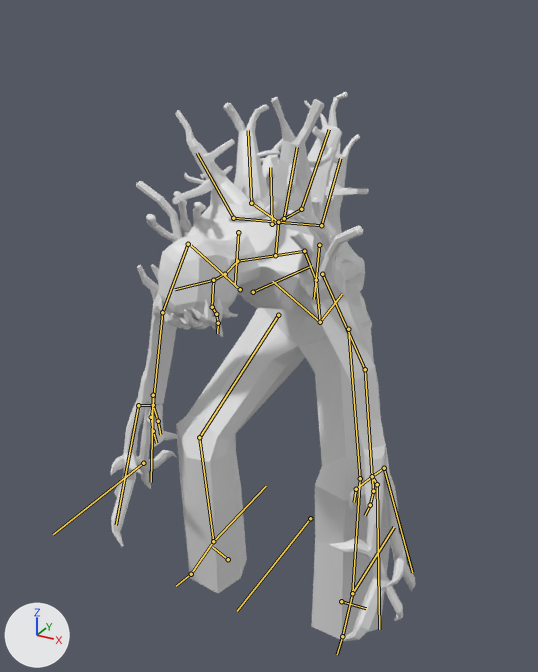
Before and after pictures for a commit that changed the Blender file salemstalker/Assets/3D/charatermodel/underbrush.blend.
Camera for both pictures: a 50 mm lens placed at (0.857, -1.883, 1.712), pointed at (-0.03, -0.271, 0.906). Every picture has the same lights, and +X, +Y and +Z are marked at lower left. Both versions are drawn at frame 50 of the action 'idle-loop'; the numbers are the values there. The bones that bend it are drawn over the model as lines.
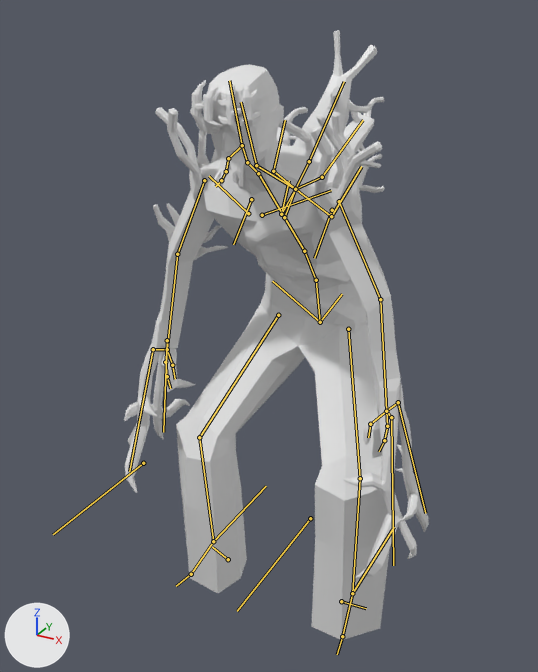
Edits to the bpy script that builds the scene:
```text
Change bone_spine_002:
    where bone_spine_002 = bpy.data.objects['metarig'].pose.bones['spine.002']  # child of 'spine.001'
    bone_spine_002.rotation_quaternion: (0.904, 0.429, 0.0, 0.0) -> (0.989, 0.145, 0.0, 0.0)  # degrees (51, 0, 0) -> degrees (17, 0, 0)
Change bone_spine_004:
    where bone_spine_004 = bpy.data.objects['metarig'].pose.bones['spine.004']  # child of 'spine.003'
    bone_spine_004.rotation_quaternion: (1.0, 0.0, 0.0, 0.0) -> (0.971, -0.238, 0.033, 0.001)  # degrees (0, 0, 0) -> degrees (-28, 4, -1)
Change bone_upper_arm_l:
    where bone_upper_arm_l = bpy.data.objects['metarig'].pose.bones['upper_arm.L']  # child of 'shoulder.L'
    bone_upper_arm_l.rotation_quaternion: (0.836, 0.493, -0.235, -0.047) -> (0.96, 0.253, -0.121, -0.024)  # degrees (65, -20, -19) -> degrees (30, -13, -6)
Change bone_upper_arm_r:
    where bone_upper_arm_r = bpy.data.objects['metarig'].pose.bones['upper_arm.R']  # child of 'shoulder.R'
    bone_upper_arm_r.rotation_quaternion: (0.795, 0.528, 0.282, 0.101) -> (0.937, 0.303, 0.162, 0.058)  # degrees (72, 20, 29) -> degrees (37, 16, 12)
```

Pixel boxes [x1, y1, x2, y2] of what changed, in the pictures (538 x 672 px):
'Cube.004', posed (11% taller): before [172, 92, 390, 640]; after [176, 30, 390, 640]
'Cube.001', posed: before [110, 181, 416, 642]; after [124, 102, 429, 579]
'Cube.003', posed (13% narrower, 27% taller): before [152, 233, 260, 337]; after [190, 64, 284, 196]
bone 'spine.002', root to tip: before (304, 251) to (275, 255); after (304, 251) to (284, 217)
bone 'spine.004', root to tip: before (237, 261) to (225, 274); after (258, 173) to (247, 162)
bone 'upper_arm.L', root to tip: before (322, 274) to (365, 369); after (339, 201) to (380, 299)
bone 'upper_arm.R', root to tip: before (188, 244) to (162, 312); after (204, 180) to (177, 254)
